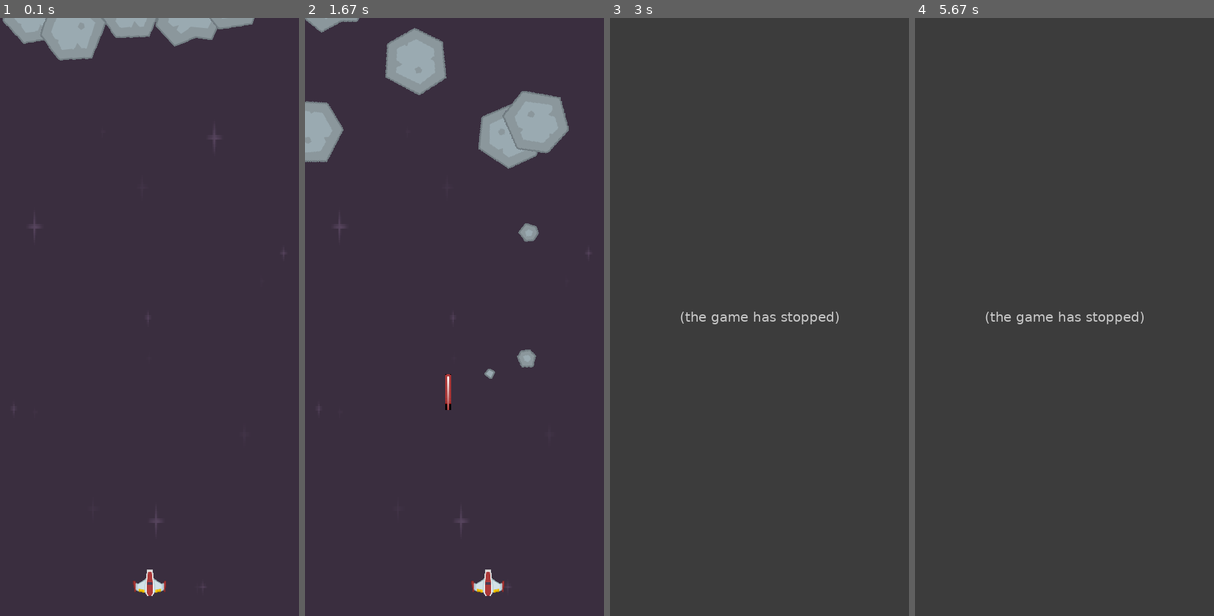
Above: before the commit, frames 1-4 (left to right).
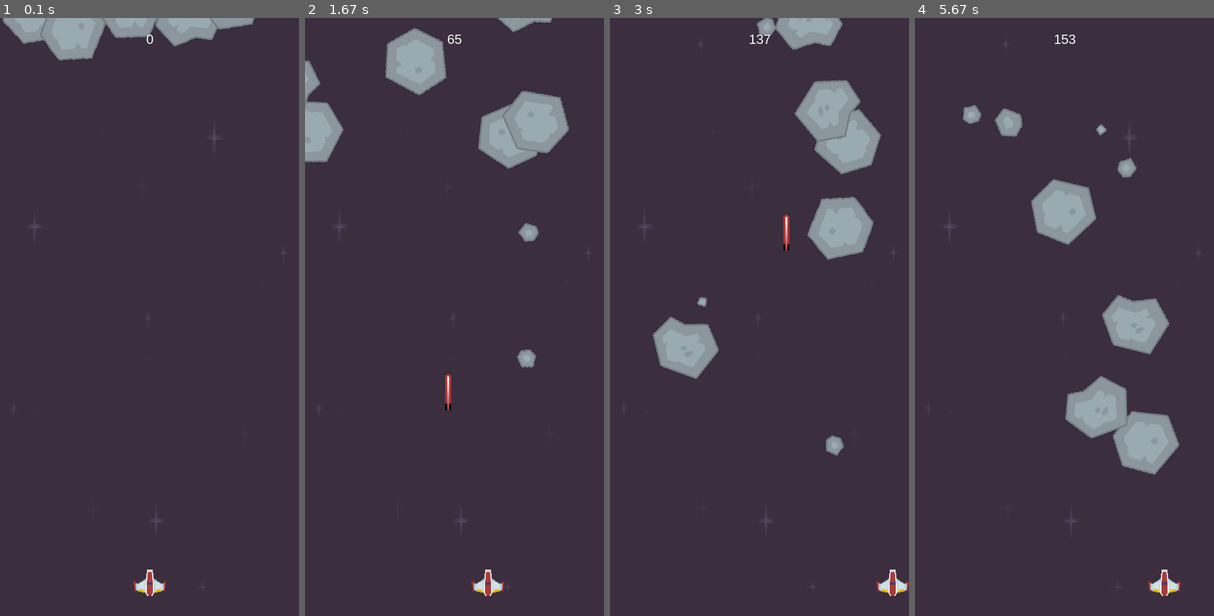
Above: after the commit, the same moments.

Repository: portfolio-AB/pygame
Game: pygame game, started from game/main.py
Two runs of this game, one before a commit and one after it. Both use one fixed random seed, a clock stepped at 60 frames per second and the inputs below.
Inputs:
- Up to frame 1 (0.1 s): no input
- Up to frame 2 (1.67 s): tap Space at 0.33, 0.73, 1.03, 1.23, 1.53 s; hold Right 0.67-1.13 s; hold Right 1.17-1.63 s
- Up to frame 3 (3 s): hold Left 1.67-2.2 s; tap Space at 1.73, 2.03, 2.3, 2.6, 2.73 s; hold Left 2.23-2.63 s; hold Right from 2.67 s (still down)
- Up to frame 4 (5.67 s): tap Space at 3.03, 3.9, 4.2 s; release Right at 3.3 s; hold Right 3.83-4.3 s

The runs differ from the first frame. In frame 1, less than 0.1% of the frame differs, in the area x 48-52%, y 2-5%; in frame 2, 0.7%; in frame 3, 8.1%, in the area x 4-100%, y 0-97%; in frame 4, 7.7%.
Before the commit the program exited at 2.5 s; later frames show no game.

Commit message:
homework and a bunch of updates

Diff:
--- a/game/main.py
+++ b/game/main.py
@@ -8,6 +8,7 @@
 HEIGHT = 900
 WIDTH = 450
 BLACK = (0, 0, 0)
+WHITE = (250, 250, 250)
 score = 0
 
 pygame.init()
@@ -16,6 +17,7 @@
 clock = pygame.time.Clock()
 
 img_dir = path.join(path.dirname(__file__), "img")
+snd_dir = path.join(path.dirname(__file__), "snd")
 
 
 class Player(pygame.sprite.Sprite):
@@ -51,6 +53,7 @@
         projectile = Projectile(self.rect.centerx, self.rect.top)
         projectiles.add(projectile)
         sprites.add(projectile)
+        shoot_snd.play()
 
 
 class Mob(pygame.sprite.Sprite):
@@ -119,6 +122,17 @@
             self.kill()
 
 
+font_name = pygame.font.match_font("arial")
+
+
+def draw_text(surface, text, size, x, y):
+    font = pygame.font.Font(font_name, size)
+    text_surface = font.render(text, True, WHITE)
+    text_rect = text_surface.get_rect()
+    text_rect.midtop = (x, y)
+    surface.blit(text_surface, text_rect)
+
+
 bg = pygame.image.load(path.join(img_dir, "darkPurple.png")).convert()
 bg = pygame.transform.scale(bg, (WIDTH, HEIGHT))
 bg_rect = bg.get_rect()
@@ -126,8 +140,7 @@
 meteor_images_l = []
 meteor_images_ms = []
 meteor_list_l = ["meteorGrey_big1.png", "meteorGrey_big4.png"]
-meteor_list_ms = ["meteorGrey_small1.png", "meteorGrey_med2.png",
-                  "meteorGrey_tiny2.png"]
+meteor_list_ms = ["meteorGrey_small1.png", "meteorGrey_med2.png", "meteorGrey_med2.png", "meteorGrey_tiny2.png"]
 asteroids = [meteor_images_l, meteor_images_ms]
 
 for i in meteor_list_l:
@@ -138,6 +151,17 @@
 player_img = pygame.image.load(path.join(img_dir, "playerShip1_red.png")).convert()
 mob_img = pygame.image.load(path.join(img_dir, "meteorGrey_small1.png")).convert()
 projectile_img = pygame.image.load(path.join(img_dir, "laserRed01.png")).convert()
+
+shoot_snd = pygame.mixer.Sound(path.join(snd_dir, "lazer.wav"))
+big_target_snd = pygame.mixer.Sound(path.join(snd_dir, "target hit big.wav"))
+small_target_snd = pygame.mixer.Sound(path.join(snd_dir, "target hit small.wav"))
+tiny_target_snd = pygame.mixer.Sound(path.join(snd_dir, "target hit tiny.wav"))
+
+pygame.mixer.music.load(path.join(snd_dir,"BossMain.wav"))
+pygame.mixer.music.play(-1)
+
+
+
 
 sprites = pygame.sprite.Group()
 mobs = pygame.sprite.Group()
@@ -154,7 +178,7 @@
     clock.tick(FPS)
 
     for event in pygame.event.get():
-        if event.type == pygame.QUIT or score >= 10:
+        if event.type == pygame.QUIT or score >= 150:
             running = False
         if event.type == pygame.KEYDOWN:
             if event.key == pygame.K_LEFT:
@@ -172,23 +196,24 @@
         running = False
     group_hits = pygame.sprite.groupcollide(mobs, projectiles, True, True)
     for i in group_hits:
-        if i.radius < 10:
-            score += 4
-        elif 10 <= i.radius < 40:
-            score += 2
-        elif i.radius >= 40:
-            score += 1
+        score += 50 - i.radius
+
+        if i.radius <=10:
+            tiny_target_snd.play()
+        elif 10< i.radius <=20:
+            small_target_snd.play()
+        else:
+            big_target_snd.play()
+
         mob = Mob()
         mobs.add(mob)
         sprites.add(mob)
 
-        print(score)
-
-
     screen.fill(BLACK)
     screen.blit(bg, bg_rect)
 
     sprites.draw(screen)
+    draw_text(screen, str(score), 20, WIDTH // 2, 20)
     pygame.display.flip()
 
 pygame.quit()
--- /dev/null
+++ b/homework_cluster_1.py
@@ -0,0 +1,67 @@
+# n = int(input("positive intiger"))
+# nums = "1"
+# for i in range(2, n + 2, 2):
+#     print(nums)
+#     nums += str(i) + str(i + 1)
+
+# ----------------------------------
+
+# n = int(input("how many squares?"))
+# dashes = 0
+# nums = 2
+#
+# for _ in range(n):
+#     print("-" * dashes + str(nums))
+#     dashes = nums
+#     nums = nums**2
+
+# ----------------------------------
+# string_eg = "jkjk"
+# non_rep_max = 0
+# streak = {}
+# current_alpha = 0
+#
+# for i in string_eg:
+#     res = streak.get(i, 0)
+#     if res != 0:
+#         if current_alpha > non_rep_max:
+#             non_rep_max = current_alpha
+#         current_alpha = 0
+#         streak = {}
+#
+#     streak[i] = 1
+#     current_alpha += 1
+#
+# if current_alpha > non_rep_max:
+#     non_rep_max = current_alpha
+#
+# print(non_rep_max)
+
+# -------------------------------------
+
+a = [2, 3, 4 ,7, 11, 13]
+
+
+def two_sum(lst, target):
+    for i in range(len(lst)):
+        for h in range(i, len(lst)):
+            if target - lst[i] == lst[h]:
+                return i + 1, h + 1
+
+
+# print(two_sum(a, 10))
+
+
+def two_sum_ver2(lst, target):
+    left = 0
+    right = len(lst) - 1
+    while left < right:
+        if lst[left] + lst[right] == target:
+            return left + 1, right + 1
+        elif lst[left] + lst[right] > target:
+            right -= 1
+        elif lst[left] + lst[right] < target:
+            left += 1
+
+
+print(two_sum_ver2(a, 10))
Not shown, added: game/snd/BossMain.wav
Not shown, added: game/snd/death explosion.wav
Not shown, added: game/snd/death.wav
Not shown, added: game/snd/lazer.wav
Not shown, added: game/snd/target hit big.wav
Not shown, added: game/snd/target hit small.wav
Not shown, added: game/snd/target hit tiny.wav
